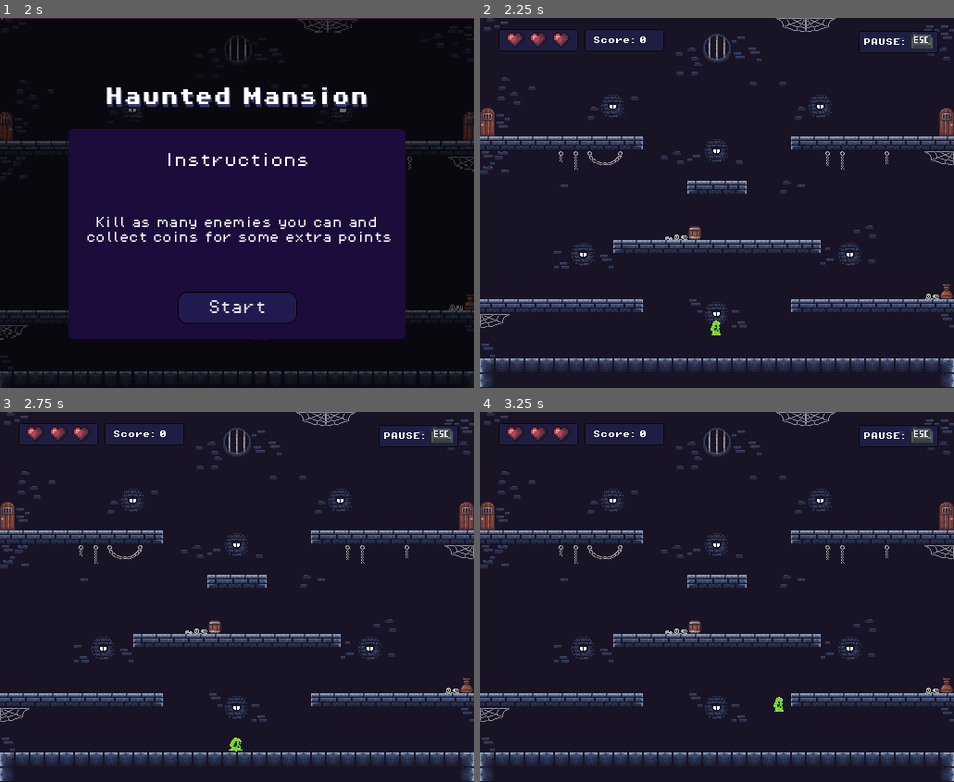
Above: before the commit, frames 1-4 (two rows, left to right).
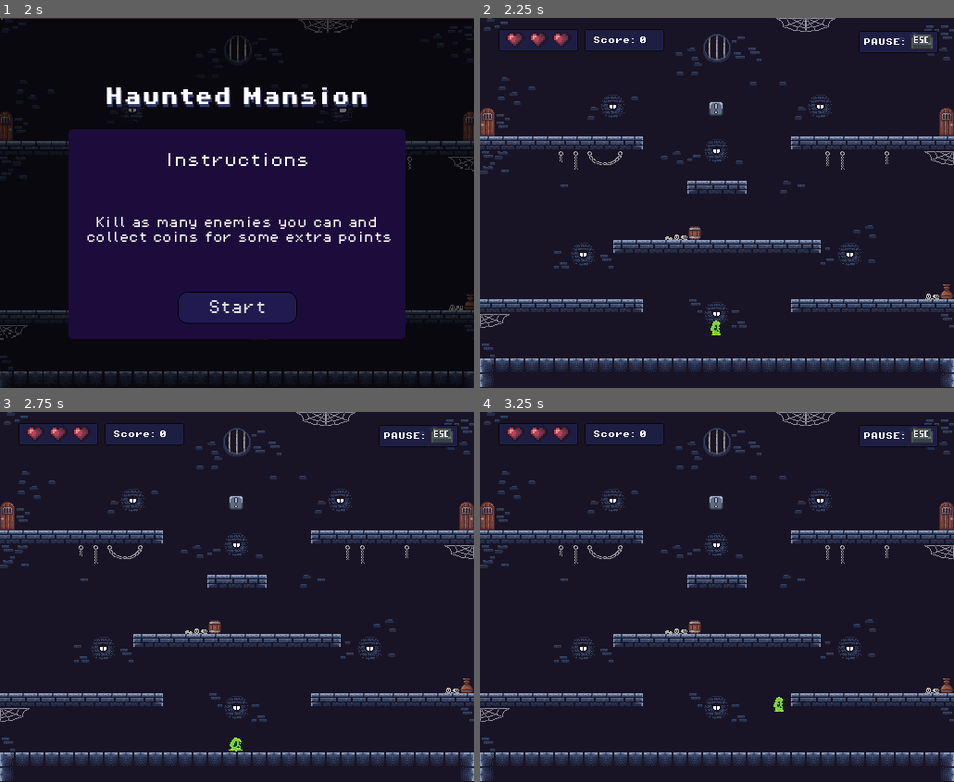
Above: after the commit, the same moments.

Repository: Iizakku/tiimi4_gamejam
Game: Godot game, scene res://Scenes/Levels/MainMenu.tscn
Same seed, same stepped clock (60 frames per second), same inputs: the game is played once before the commit and once after it.
Inputs:
- Up to frame 1 (2 s): click "Start game" at 0.5 s; click "Start game" at 1.25 s
- Up to frame 2 (2.25 s): click "Start" at 2 s
- Up to frame 3 (2.75 s): no input
- Up to frame 4 (3.25 s): tap Enter at 2.75 s; hold D (move_right) from 2.78 s (still down); tap Space (jump) at 3.02 s

Frame 1 is identical in both runs. In frame 2, less than 0.1% of the frame differs, in the area x 48-52%, y 22-27%; in frame 3, less than 0.1%; in frame 4, less than 0.1%.

Commit message:
vihollisten pysäytysnappi

Diff:
--- a/gamejam/Code/Characters/enemy.gd
+++ b/gamejam/Code/Characters/enemy.gd
@@ -21,10 +21,13 @@
 
 # Called every frame. 'delta' is the elapsed time since the previous frame.
 func _integrate_forces(state):
+	if freeze:
+		state.linear_velocity = Vector2.ZERO
+		return
+
 	var velocity = state.linear_velocity
 	velocity.x = direction * speed
 	state.linear_velocity = velocity
-
 
 
 func _on_area_2d_body_entered(body):
@@ -69,3 +72,18 @@
 		print("coin_scene is not set!")
 
 	call_deferred("queue_free")
+
+# Tällä pysäytetään vihollinen
+func freeze_enemy(duration: float):
+	print("Enemy freeze")
+	freeze = true
+
+	if animated_sprite_2d:
+		animated_sprite_2d.pause()
+
+	await get_tree().create_timer(duration).timeout
+
+	if is_instance_valid(self):
+		freeze = false
+		if animated_sprite_2d:
+			animated_sprite_2d.play()
--- a/gamejam/Code/Characters/enemy_2.gd
+++ b/gamejam/Code/Characters/enemy_2.gd
@@ -21,10 +21,13 @@
 
 # Called every frame. 'delta' is the elapsed time since the previous frame.
 func _integrate_forces(state):
+	if freeze:
+		state.linear_velocity = Vector2.ZERO
+		return
+
 	var velocity = state.linear_velocity
 	velocity.x = direction * speed
 	state.linear_velocity = velocity
-
 
 
 func _on_area_2d_body_entered(body):
@@ -80,3 +83,18 @@
 		print("coin_scene is not set!")
 
 	call_deferred("queue_free")
+
+# Tällä pysäytetään vihollinen
+func freeze_enemy(duration: float):
+	print("Enemy freeze")
+	freeze = true
+
+	if animated_sprite_2d:
+		animated_sprite_2d.pause()
+
+	await get_tree().create_timer(duration).timeout
+
+	if is_instance_valid(self):
+		freeze = false
+		if animated_sprite_2d:
+			animated_sprite_2d.play()
--- /dev/null
+++ b/gamejam/Code/Level/stop_button.gd
@@ -0,0 +1,24 @@
+extends Area2D
+
+@export var freeze_duration: float = 5.0
+
+func _on_body_entered(body: Node2D) -> void:
+# Check if the thing that touched the box is the Player
+	if body.is_in_group("player"):
+		print("The player hit the box")
+		activate_freeze()
+		# Add soundeffect here if time
+		queue_free() # Remove the box so it can't be used twice
+
+func activate_freeze():
+	# Find every node in the "enemies" group
+	var all_enemies = get_tree().get_nodes_in_group("enemies")
+	print("Löysin näin monta vihollista: ", all_enemies.size())
+
+	for _enemy in all_enemies:
+		# Check if the enemy has the freeze function before calling it
+		if _enemy.has_method("freeze_enemy"):
+			print("Kutsutaan freeze funktiota viholliselle: ", _enemy.name)
+			_enemy.freeze_enemy(freeze_duration)
+		else:
+			print("VIRHE: Vihollisella ", _enemy.name, " ei ole freeze_enemy funktiota!")
--- a/gamejam/Scenes/Characters/player.tscn
+++ b/gamejam/Scenes/Characters/player.tscn
@@ -81,7 +81,7 @@
 radius = 6.0
 height = 16.0
 
-[node name="Player" type="CharacterBody2D"]
+[node name="Player" type="CharacterBody2D" groups=["player"]]
 collision_mask = 3
 script = ExtResource("1_40svl")
 
--- a/gamejam/Scenes/Levels/level.tscn
+++ b/gamejam/Scenes/Levels/level.tscn
@@ -8,9 +8,10 @@
 [ext_resource type="Script" uid="uid://2prfgwkcmtgu" path="res://Code/Level/spawner_2.gd" id="5_rv5g2"]
 [ext_resource type="PackedScene" uid="uid://c7b724rakr4r1" path="res://Scenes/Levels/ui.tscn" id="6_lhx7y"]
 [ext_resource type="Script" uid="uid://dgng7n1wow7rl" path="res://Code/Level/spawner.gd" id="6_rv5g2"]
-[ext_resource type="PackedScene" uid="uid://cqhqwwrp817hf" path="res://Scenes/Levels/pause_menu.tscn" id="9_jbixu"]
+[ext_resource type="PackedScene" path="res://Scenes/Levels/pause_menu.tscn" id="9_jbixu"]
 [ext_resource type="Script" uid="uid://xtjr44vm8r21" path="res://Code/Level/killzone.gd" id="10_rxcld"]
 [ext_resource type="AudioStream" uid="uid://q35hwguf1u6v" path="res://Audio/Memoraphile_Spooky _Dungeon.mp3" id="11_j3yal"]
+[ext_resource type="PackedScene" uid="uid://nhjneo3dq57" path="res://Scenes/Levels/stop_button.tscn" id="12_r0lyn"]
 
 [sub_resource type="RectangleShape2D" id="RectangleShape2D_i5435"]
 size = Vector2(19.5, 33)
@@ -104,6 +105,9 @@
 autoplay = true
 parameters/looping = true
 
+[node name="StopButton" parent="." instance=ExtResource("12_r0lyn")]
+position = Vector2(255, 98)
+
 [connection signal="timeout" from="Spawner/Timer" to="Spawner" method="_on_timer_timeout"]
 [connection signal="timeout" from="Spawner2/Timer" to="Spawner2" method="_on_timer_timeout"]
 [connection signal="body_entered" from="LeftPortal" to="." method="_on_left_portal_body_entered"]
--- /dev/null
+++ b/gamejam/Scenes/Levels/stop_button.tscn
@@ -0,0 +1,22 @@
+[gd_scene load_steps=5 format=3 uid="uid://nhjneo3dq57"]
+
+[ext_resource type="Script" uid="uid://b8m40phjp64tv" path="res://Code/Level/stop_button.gd" id="1_586e3"]
+[ext_resource type="Texture2D" uid="uid://dc3b2ncv01mqa" path="res://Art/Sprites/world_tileset.png" id="1_aqh78"]
+
+[sub_resource type="AtlasTexture" id="AtlasTexture_586e3"]
+atlas = ExtResource("1_aqh78")
+region = Rect2(128, 32, 16, 16)
+
+[sub_resource type="RectangleShape2D" id="RectangleShape2D_ueubb"]
+size = Vector2(16, 16)
+
+[node name="StopButton" type="Area2D"]
+script = ExtResource("1_586e3")
+
+[node name="Sprite2D" type="Sprite2D" parent="."]
+texture = SubResource("AtlasTexture_586e3")
+
+[node name="CollisionShape2D" type="CollisionShape2D" parent="."]
+shape = SubResource("RectangleShape2D_ueubb")
+
+[connection signal="body_entered" from="." to="." method="_on_body_entered"]
Not shown, added: gamejam/Code/Level/stop_button.gd.uid
Not shown: 1 places in gamejam/Scenes/Levels/level.tscn that only renumber resources
Not shown: 1 places in gamejam/Scenes/Levels/level_2.tscn that only renumber resources
